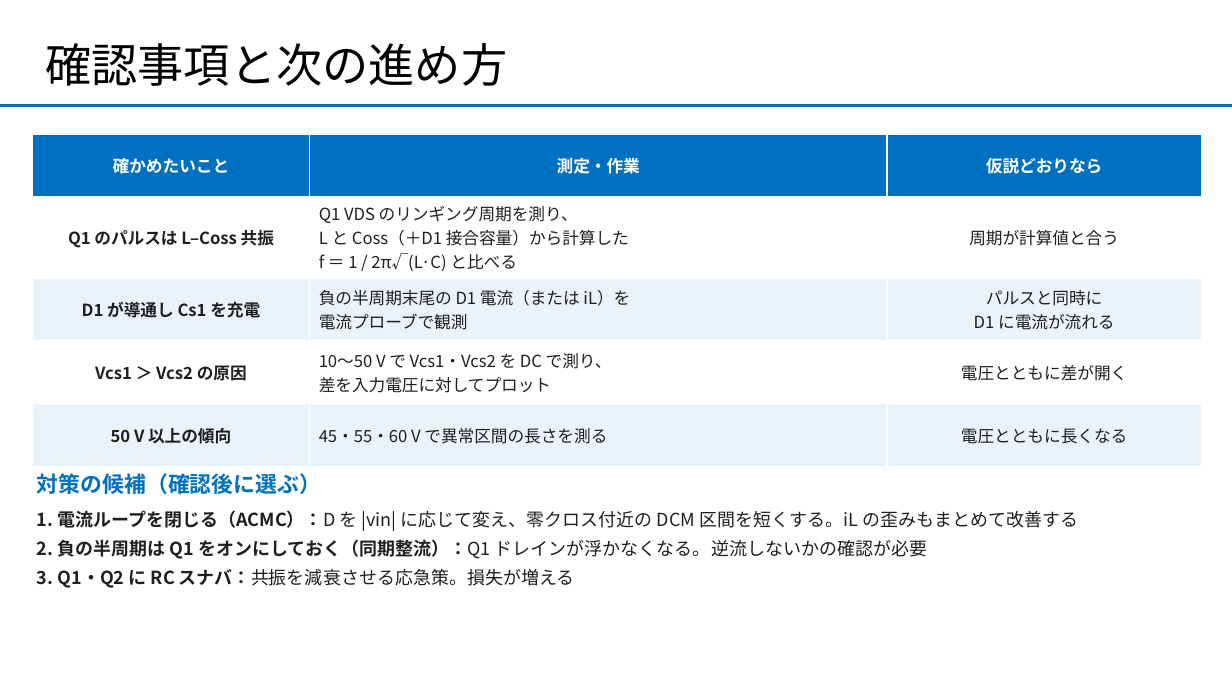
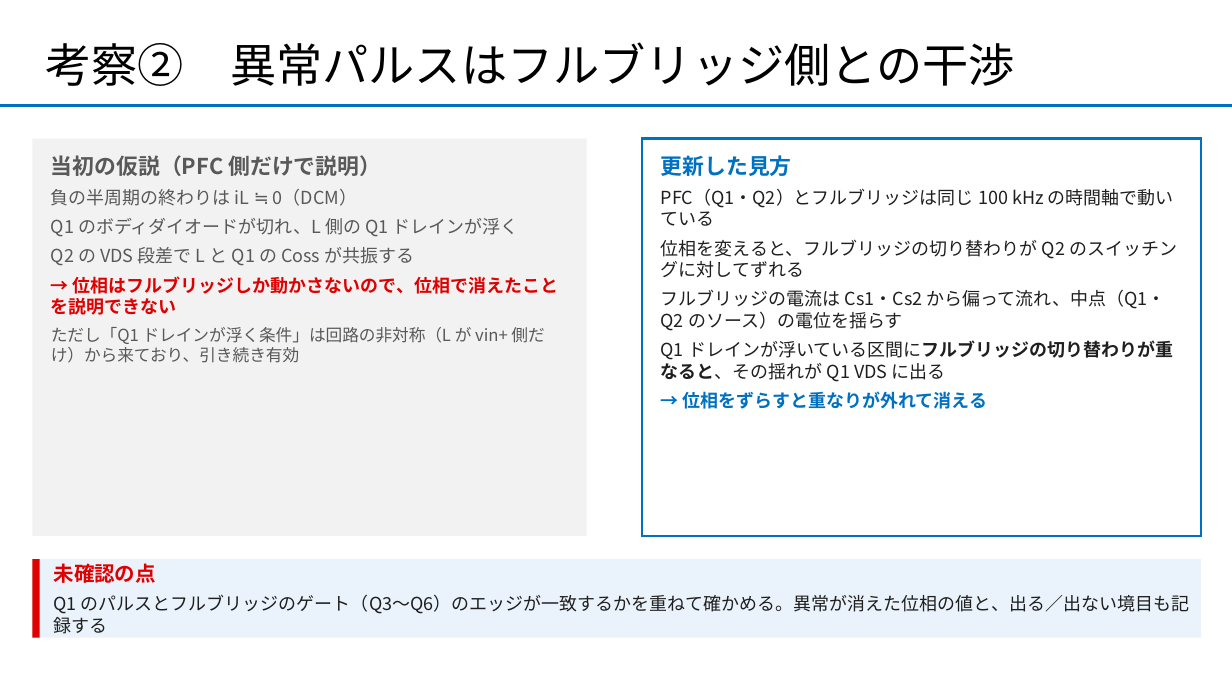
Before and after one commit to sena531/AI_reserch, a slide deck: slide 6 of experiments/50V波形考察_打ち合わせ.pptx. Drawn at 1232x693 pixels with LibreOffice and Linux fonts; fonts in the diff are those of the drawing. Boxes give left, top, right and bottom in pixels: in the first picture for what was removed or moved away, otherwise in the second. Text is boxed around its words. In the diff, an @@ line names an element or a change of style, - is before the commit and + after.

```diff
--- a/experiments/50V波形考察_打ち合わせ.pptx
+++ b/experiments/50V波形考察_打ち合わせ.pptx
@@ title at (45, 42, 1015, 86): text changed @@
-確認事項と次の進め方
+考察② 異常パルスはフルブリッジ側との干渉
@@ table removed at (32, 134, 1202, 448), 5 rows, 3 columns @@
-確かめたいこと | 測定・作業 | 仮説どおりなら
-Q1 のパルスは L–Coss 共振 | Q1 VDS のリンギング周期を測り、 / L と Coss（＋D1 接合容量）から計算した / f ＝ 1 / 2π√(L·C) と比べる | 周期が計算値と合う
-D1 が導通し Cs1 を充電 | 負の半周期末尾の D1 電流（または iL）を / 電流プローブで観測 | パルスと同時に / D1 に電流が流れる
-Vcs1 ＞ Vcs2 の原因 | 10〜50 V で Vcs1・Vcs2 を DC で測り、 / 差を入力電圧に対してプロット | 電圧とともに差が開く
-50 V 以上の傾向 | 45・55・60 V で異常区間の長さを測る | 電圧とともに長くなる
@@ rectangle added at (32, 139, 587, 536), fill #F2F2F2 @@
@@ rectangle added at (642, 139, 1202, 536), outline #0070C0 2 pt @@
@@ text added at (51, 155, 558, 363), 14 pt, text #595959 @@
+当初の仮説（PFC 側だけで説明）
+負の半周期の終わりは iL ≒ 0（DCM）
+Q1 のボディダイオードが切れ、L 側の Q1 ドレインが浮く
+Q2 の VDS 段差で L と Q1 の Coss が共振する
+→ 位相はフルブリッジしか動かさないので、位相で消えたことを説明できない
+ただし「Q1 ドレインが浮く条件」は回路の非対称（L が vin+ 側だけ）から来ており、引き続き有効
@@ text added at (661, 155, 1177, 409), 14 pt, text #1F1F1F @@
+更新した見方
+PFC（Q1・Q2）とフルブリッジは同じ 100 kHz の時間軸で動いている
+位相を変えると、フルブリッジの切り替わりが Q2 のスイッチングに対してずれる
+フルブリッジの電流は Cs1・Cs2 から偏って流れ、中点（Q1・Q2 のソース）の電位を揺らす
+Q1 ドレインが浮いている区間にフルブリッジの切り替わりが重なると、その揺れが Q1 VDS に出る
+→ 位相をずらすと重なりが外れて消える
@@ text removed at (37, 473, 321, 494) @@
-対策の候補（確認後に選ぶ）
@@ text removed at (37, 510, 1078, 588) @@
-1. 電流ループを閉じる（ACMC）：D を |vin| に応じて変え、零クロス付近の DCM 区間を短くする。iL の歪みもまとめて改善する
-2. 負の半周期は Q1 をオンにしておく（同期整流）：Q1 ドレインが浮かなくなる。逆流しないかの確認が必要
-3. Q1・Q2 に RC スナバ：共振を減衰させる応急策。損失が増える
@@ rectangle added at (32, 559, 1202, 638), fill #EAF3FB @@
@@ rectangle added at (32, 559, 40, 638), fill #E00000 @@
@@ text added at (54, 563, 1189, 634), 14 pt, text #1F1F1F @@
+未確認の点
+Q1 のパルスとフルブリッジのゲート（Q3〜Q6）のエッジが一致するかを重ねて確かめる。異常が消えた位相の値と、出る／出ない境目も記録する
```
Also in this commit, not shown: 1 other slide changed, 3 slides added, 1 slide removed.
